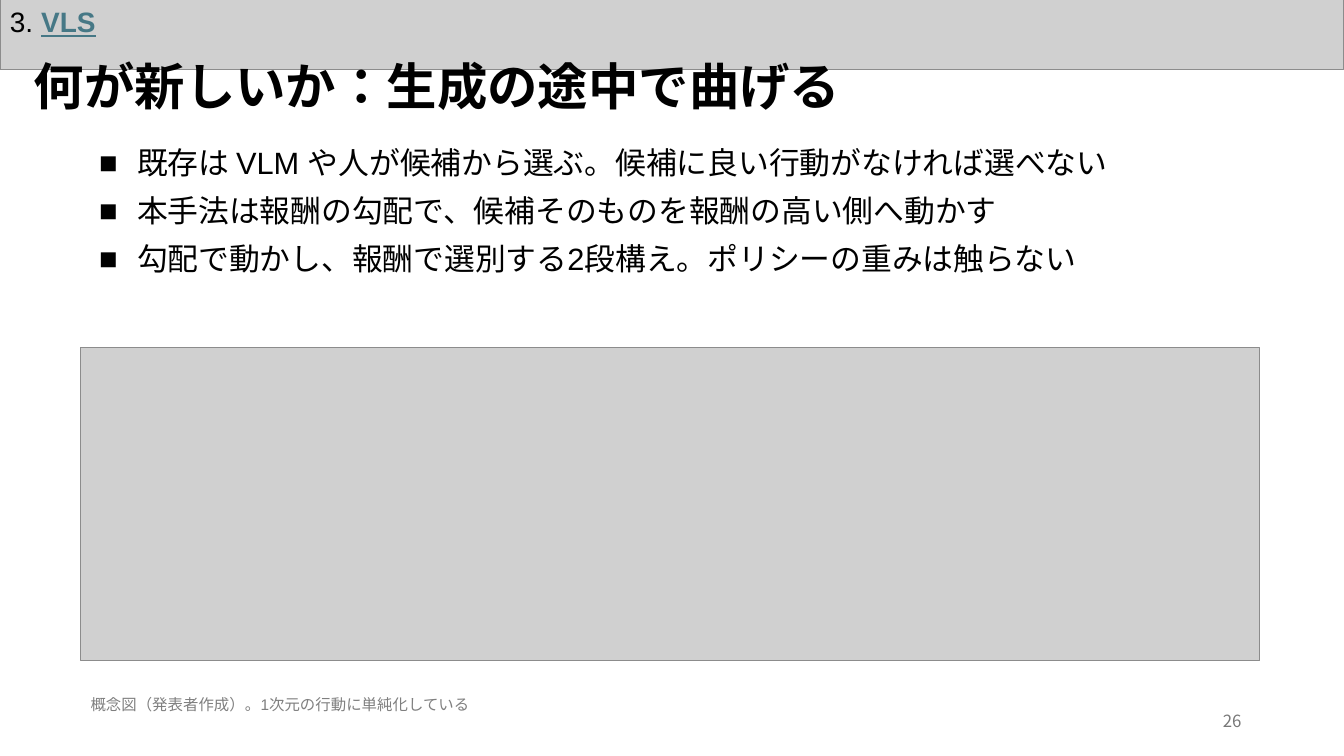
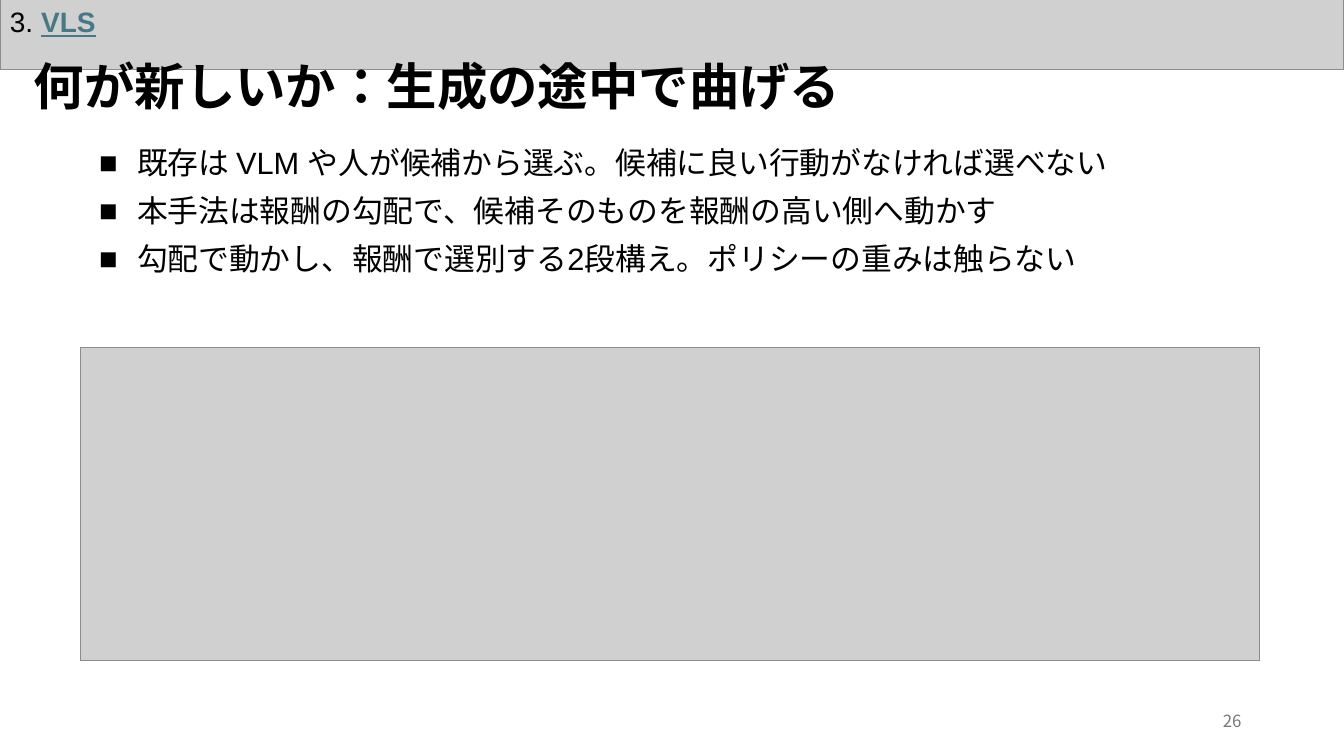
Before and after one commit to Azuma413/PaperPresentationSlides, a slide deck: slide 27 of 20261105_KaneyoshiHiratsuka_SurveySlide.pptx. Drawn at 1344x756 pixels with LibreOffice and Linux fonts; fonts in the diff are those of the drawing; grey boxes stand for pictures. Boxes give left, top, right and bottom in pixels: in the first picture for what was removed or moved away, otherwise in the second. Text is boxed around its words. In the diff, an @@ line names an element or a change of style, - is before the commit and + after.

```diff
--- a/20261105_KaneyoshiHiratsuka_SurveySlide.pptx
+++ b/20261105_KaneyoshiHiratsuka_SurveySlide.pptx
@@ text removed at (x1=91, y1=697, x2=470, y2=711) @@
-概念図（発表者作成）。1次元の行動に単純化している
```
Also in this commit, not shown: 1 other slide changed, 2 other files.
